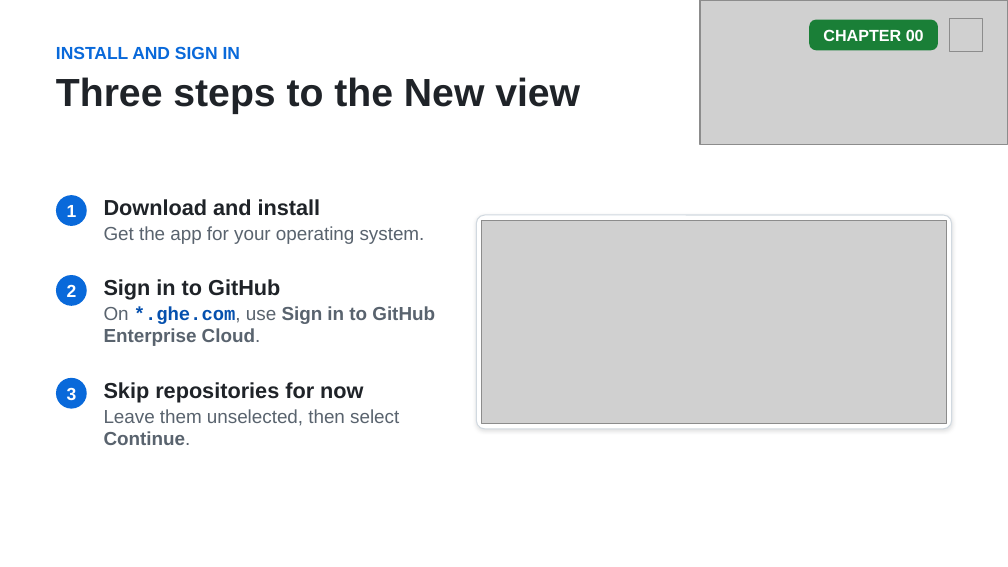
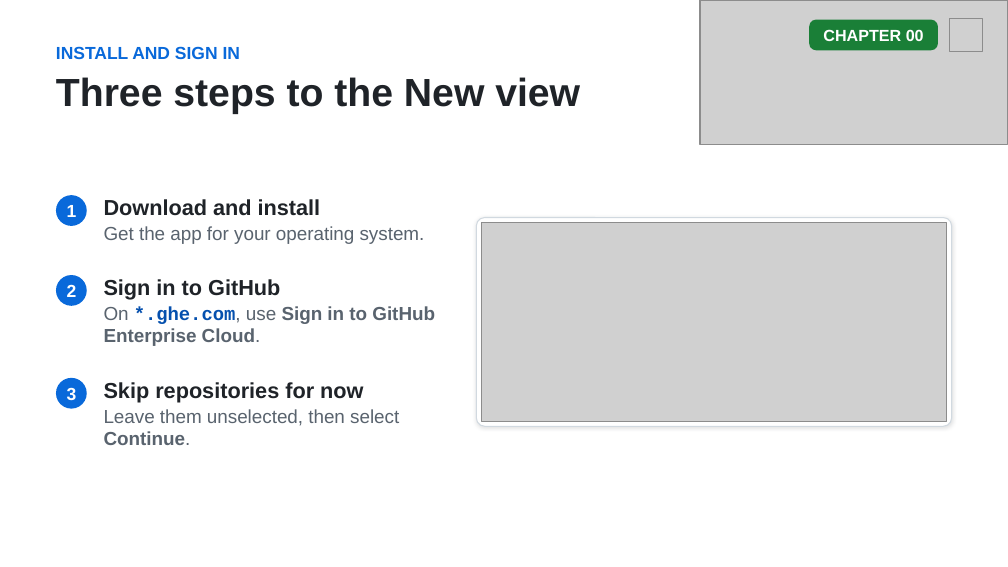
Before and after one commit to github/copilot-app-for-beginners, a slide deck: slide 6 of slides/00-setup.pptx. Drawn at 1008x567 pixels with LibreOffice and Linux fonts; fonts in the diff are those of the drawing; grey boxes stand for pictures. Boxes give left, top, right and bottom in pixels: in the first picture for what was removed or moved away, otherwise in the second. Text is boxed around its words. In the diff, an @@ line names an element or a change of style, - is before the commit and + after.

```diff
--- a/slides/00-setup.pptx
+++ b/slides/00-setup.pptx
@@ rounded rectangle at (477,218,953,426): proportions changed @@
```
Also in this commit, not shown: 7 other files.
